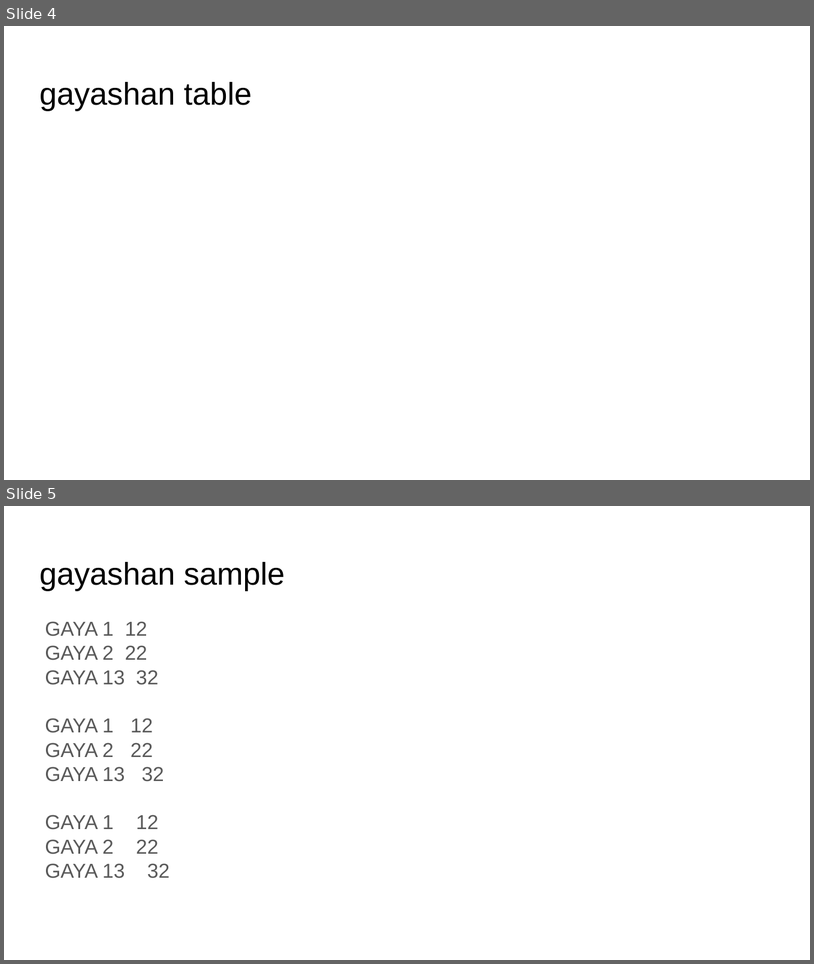
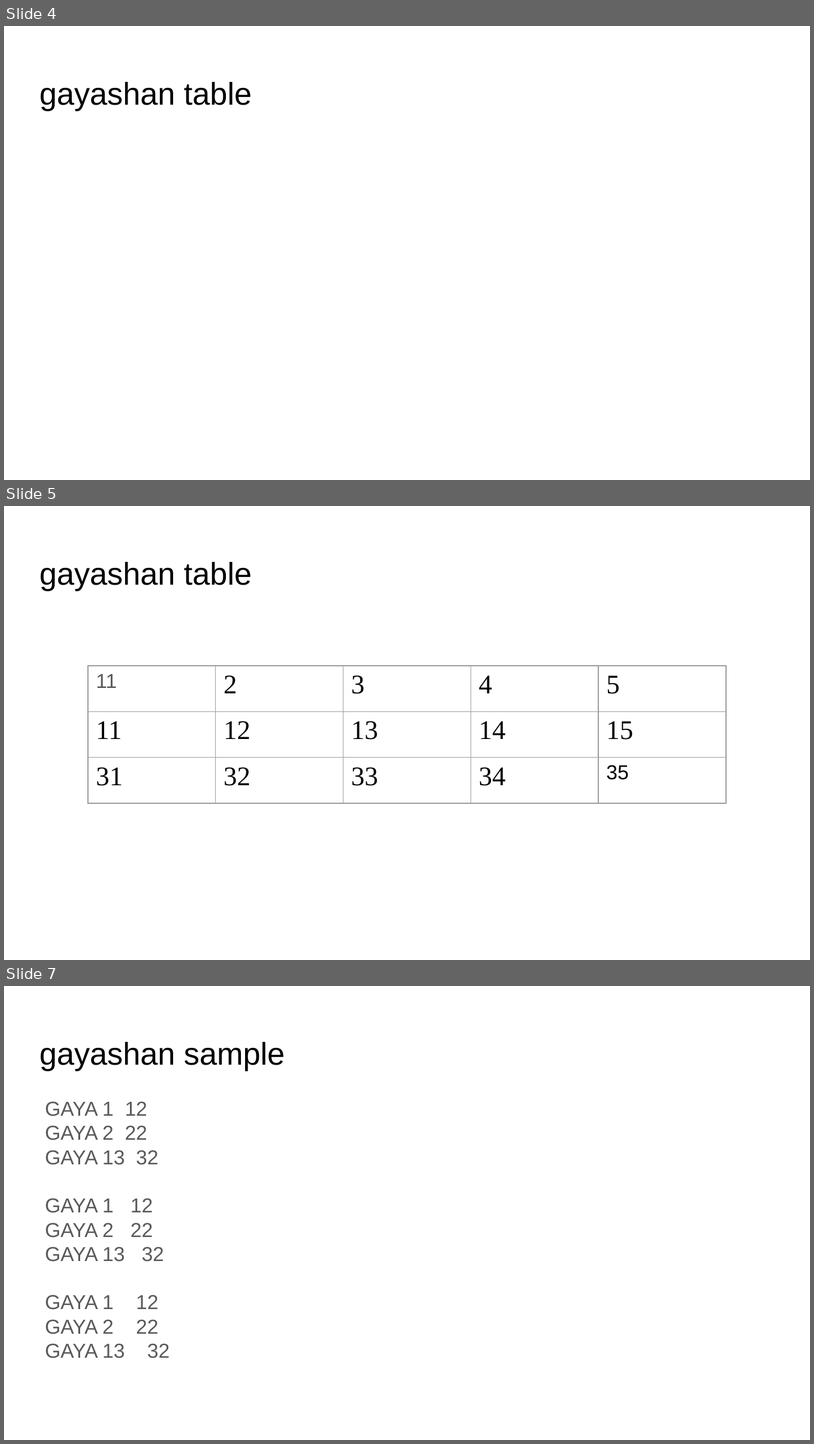
Before and after one commit to GayashanSameera/PythonPPTXGen, a slide deck: output.pptx. Shown one above the other, each under a label of ours: slides 4 and 5 before the commit, slides 4, 5 and 7 after it; the slides between them are not shown. The pictures are 814x964 and 814x1444 pixels, drawn with LibreOffice and Linux fonts; fonts in the diff are those of the drawing. Boxes give left, top, right and bottom in pixels: in the first picture for what was removed or moved away, otherwise in the second. Text is boxed around its words. In the diff, an @@ line names an element or a change of style, - is before the commit and + after.

Commit message:
table operations and remove extra slides

```diff
--- a/output.pptx
+++ b/output.pptx
@@ slide 5 added at bbox=[4, 506, 810, 960], background #FFFFFF @@
@@ text added at bbox=[39, 562, 252, 591], 28 pt, text #000000 @@
+gayashan table
@@ table added at bbox=[88, 666, 725, 849], 3 rows, 5 columns @@
+11 | 2 | 3 | 4 | 5
+11 | 12 | 13 | 14 | 15
+31 | 32 | 33 | 34 | 35
@@ what was slide 5 is now slide 7 @@
```
Also in this commit, not shown: 1 other slide added, 2 slides removed, 5 other files.
